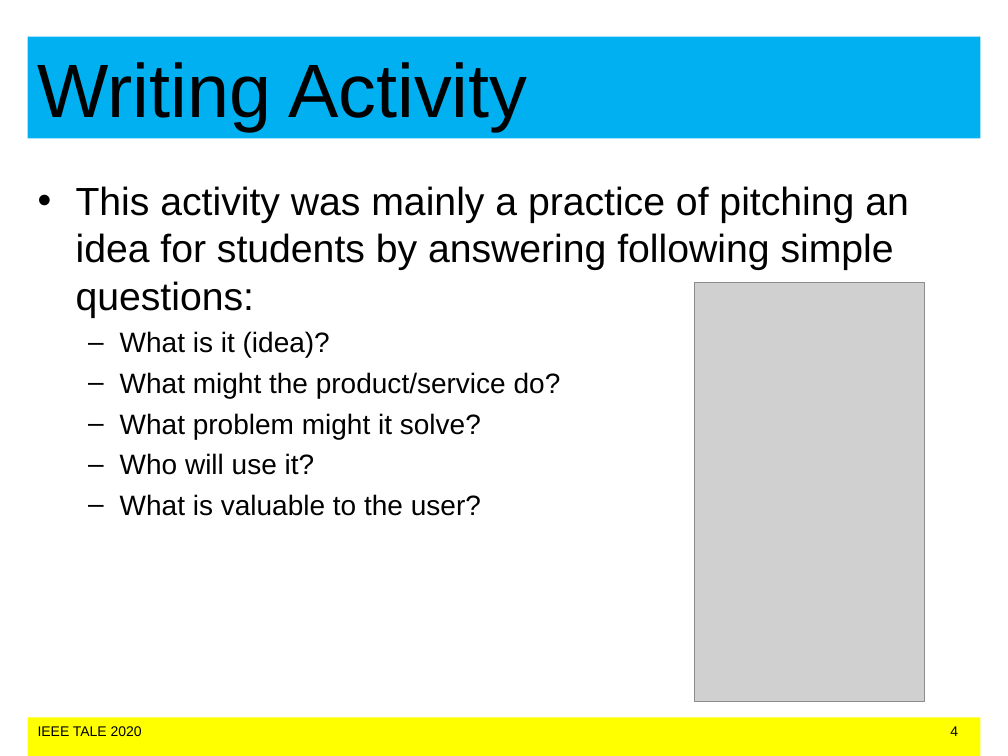
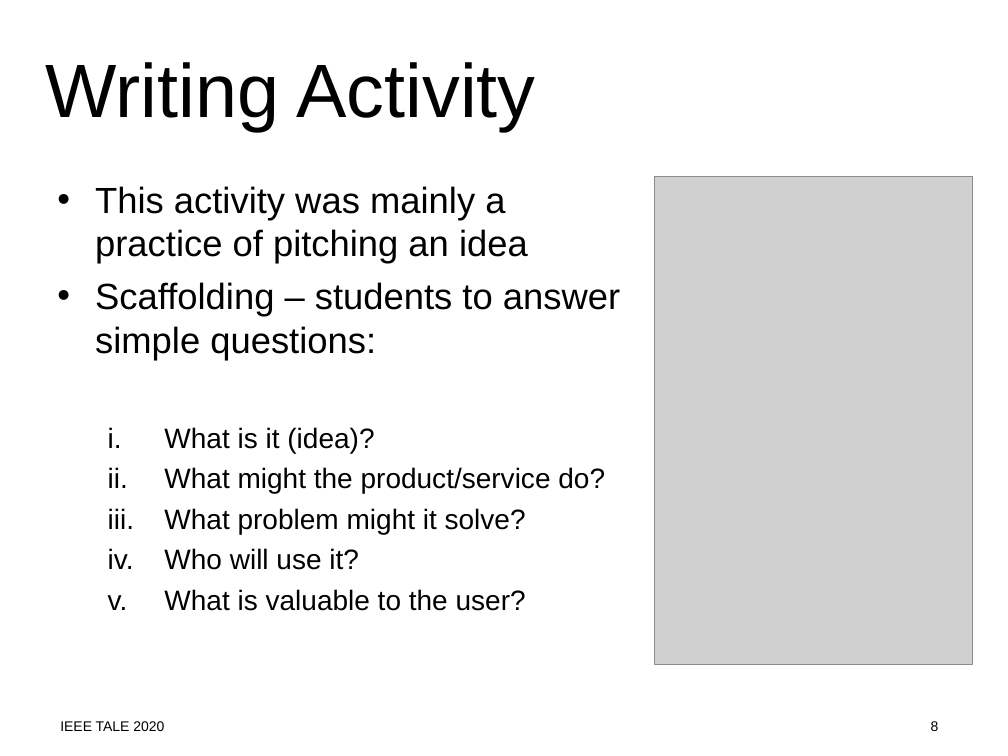
Before and after one commit to MuhammadNadeemAUM/Writing-Diet, a slide deck: slide 8 of Nadeem_IEEE TALE_259.ppt (slide 4 before the commit). Drawn at 1008x756 pixels with LibreOffice and Linux fonts; fonts in the diff are those of the drawing; grey boxes stand for pictures. Boxes give left, top, right and bottom in pixels: in the first picture for what was removed or moved away, otherwise in the second. Text is boxed around its words. In the diff, an @@ line names an element or a change of style, - is before the commit and + after.

```diff
--- a/Nadeem_IEEE TALE_259.ppt
+++ b/Nadeem_IEEE TALE_259.ppt
@@ title "Writing Activity": place and size @@
-title "Writing Activity" at box(27, 36, 980, 138)
+title "Writing Activity" at box(46, 62, 535, 131)
@@ title "Writing Activity" at box(46, 62, 535, 131): fill #00B0F0 to none @@
@@ text "This activity was mainly a ...": place and size @@
-text "This activity was mainly a ..." at box(76, 186, 909, 516)
+text "This activity was mainly a ..." at box(95, 186, 620, 611)
@@ picture: place and size @@
-picture at box(695, 283, 924, 703)
+picture at box(655, 176, 973, 664)
@@ text at box(95, 186, 620, 360): text changed; size 28 to 26 pt @@
-• This activity was mainly a practice of pitching an idea for students by answering following simple questions:
+• This activity was mainly a practice of pitching an idea
+• Scaffolding – students to answer simple questions:
@@ text at box(164, 427, 605, 611): bullet – to i. @@
@@ text: place and size @@
-text at box(27, 718, 980, 756)
+text at box(60, 721, 939, 731)
@@ text at box(60, 721, 939, 731): fill #FFFF00 to none @@
@@ text at box(60, 721, 939, 731): text changed @@
-IEEE TALE 2020 4
+IEEE TALE 2020 8
```
Also in this commit, not shown: 2 other slides changed, 11 slides added, 8 slides removed, 5 other files.
